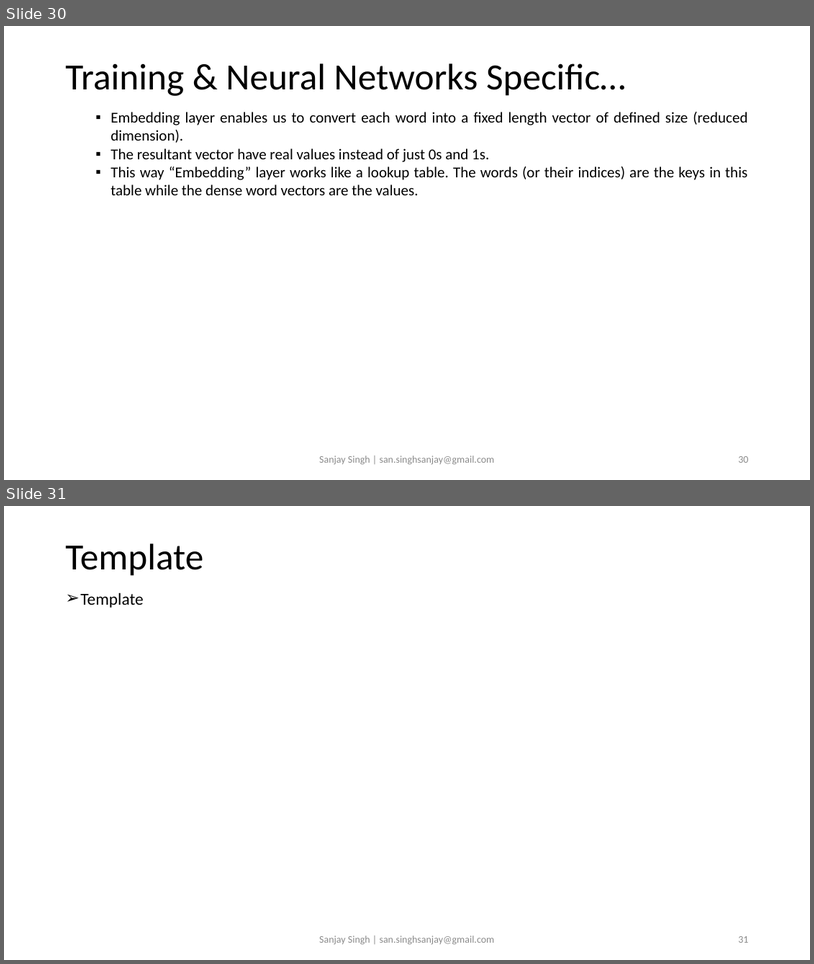
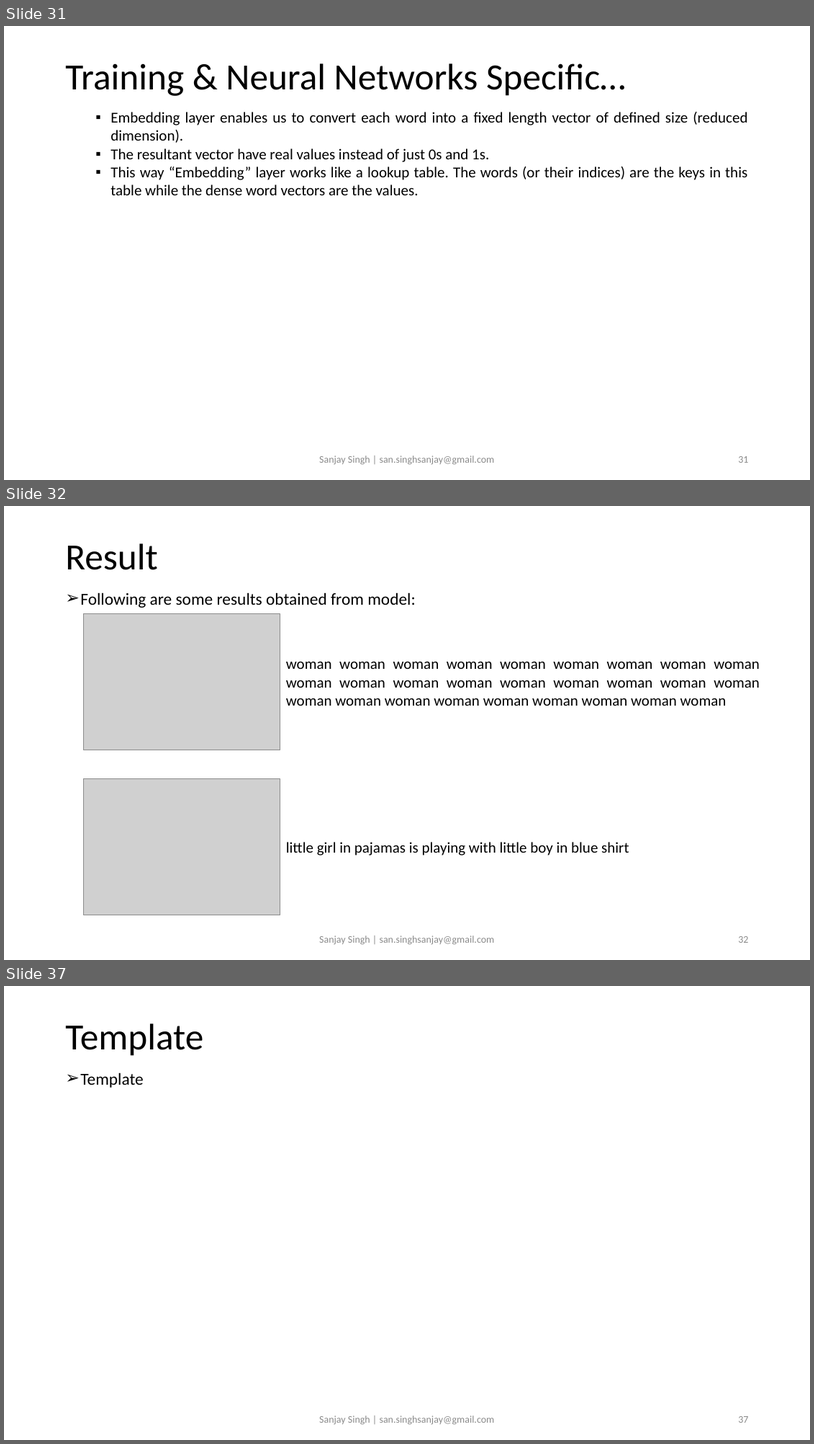
Before and after one commit to sansinghsanjay/Flickr8k_ImageCaptioning, a slide deck: readme.pptx. Shown one above the other, each under a label of ours: slides 30 and 31 before the commit, slides 31, 32 and 37 after it; the slides between them are not shown. The pictures are 814x964 and 814x1444 pixels, drawn with LibreOffice and Linux fonts; fonts in the diff are those of the drawing; grey boxes stand for pictures. Boxes give left, top, right and bottom in pixels: in the first picture for what was removed or moved away, otherwise in the second. Text is boxed around its words. In the diff, an @@ line names an element or a change of style, - is before the commit and + after.

```diff
--- a/readme.pptx
+++ b/readme.pptx
@@ slide 32 added at [4, 506, 810, 960], background #FFFFFF @@
@@ title added at [65, 543, 157, 570], 44 pt, text #000000 @@
+Result
@@ text added at [80, 592, 415, 608], 20 pt, text #000000 @@
+➢ Following are some results obtained from model:
@@ picture added at [83, 614, 280, 750] @@
@@ text added at [286, 661, 760, 705], 18 pt, text #000000 @@
+woman woman woman woman woman woman woman woman woman woman woman woman woman woman woman woman woman woman woman woman woman woman woman woman woman woman woman
@@ picture added at [83, 779, 280, 915] @@
@@ text added at [286, 842, 629, 855], 18 pt, text #000000 @@
+little girl in pajamas is playing with little boy in blue shirt
@@ text added at [319, 935, 495, 944], 12 pt, text #8C8C8C @@
+Sanjay Singh | san.singhsanjay@gmail.com
@@ page number added at [738, 936, 748, 942], 12 pt, text #8C8C8C @@
+32
@@ what was slide 30 is now slide 31 @@
@@ page number at [738, 456, 748, 462]: text changed @@
-30
+31
@@ what was slide 31 is now slide 37 @@
@@ page number at [738, 1416, 748, 1422]: text changed @@
-31
+37
```
Also in this commit, not shown: 3 slides changed, 5 other slides added, 1 other file.
